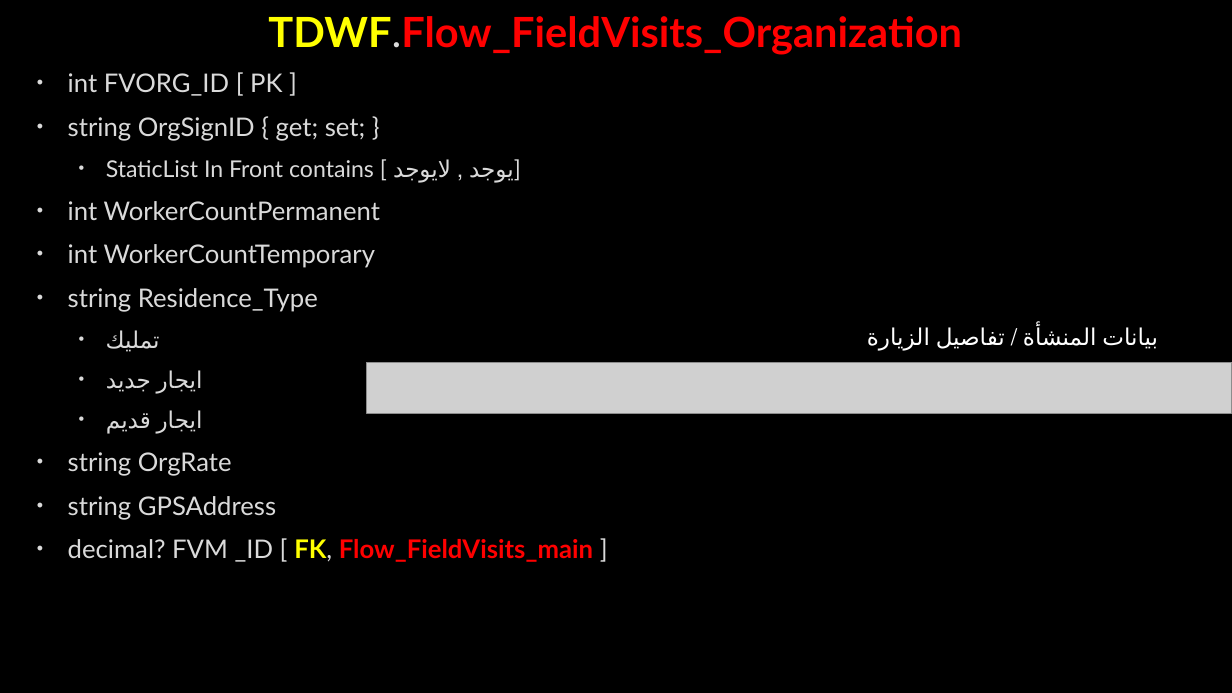
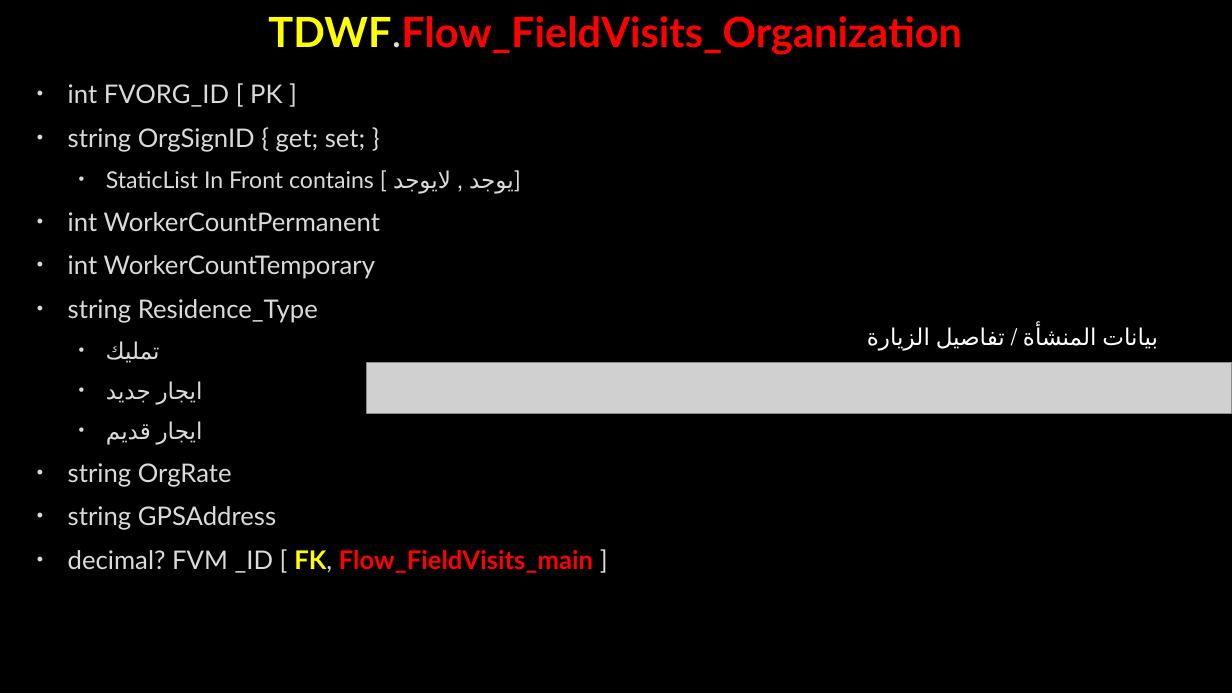
Before and after one commit to AhmedMohamedSamir1/Summary, a slide deck: slide 49 of Dot Net/Business.pptx. Drawn at 1232x693 pixels with LibreOffice and Linux fonts; fonts in the diff are those of the drawing; grey boxes stand for pictures; background and template pictures are left out. Boxes give left, top, right and bottom in pixels: in the first picture for what was removed or moved away, otherwise in the second. Text is boxed around its words. In the diff, an @@ line names an element or a change of style, - is before the commit and + after.

```diff
--- a/Dot Net/Business.pptx
+++ b/Dot Net/Business.pptx
@@ text "int FVORG_ID [ PK ]": place and size @@
-text "int FVORG_ID [ PK ]" at (68, 73, 593, 562)
+text "int FVORG_ID [ PK ]" at (68, 84, 593, 573)
```
Also in this commit, not shown: 9 other slides changed, 17 slides added, 7 slides removed, 3 other files.
